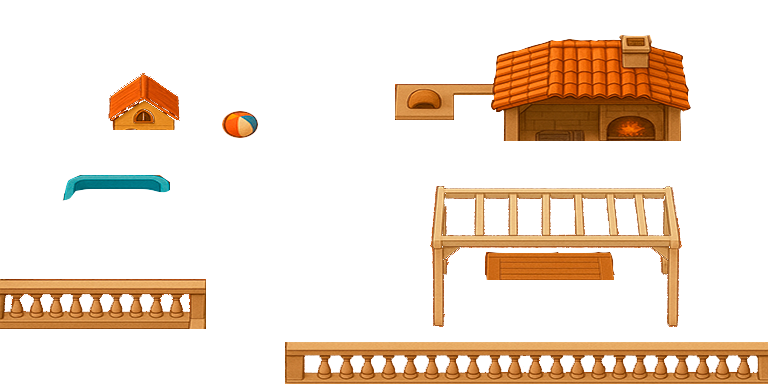
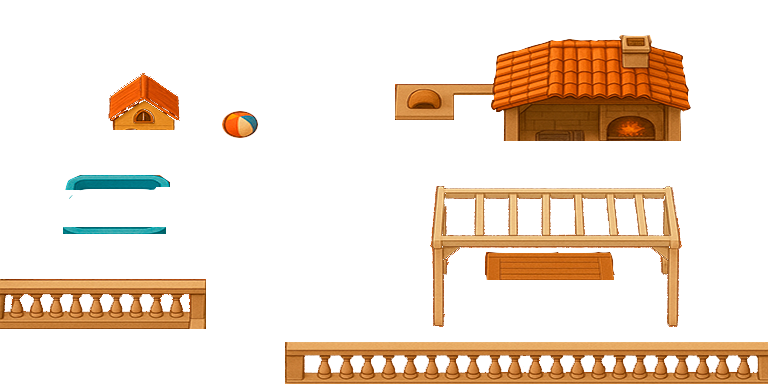
Comparing the layer stacks of the two (768, 384) images. Changes:
painted on "Capa 9" over left=62, top=187, right=170, bottom=201
added layer "Capa 11" above "Capa 0" over left=63, top=227, right=166, bottom=234